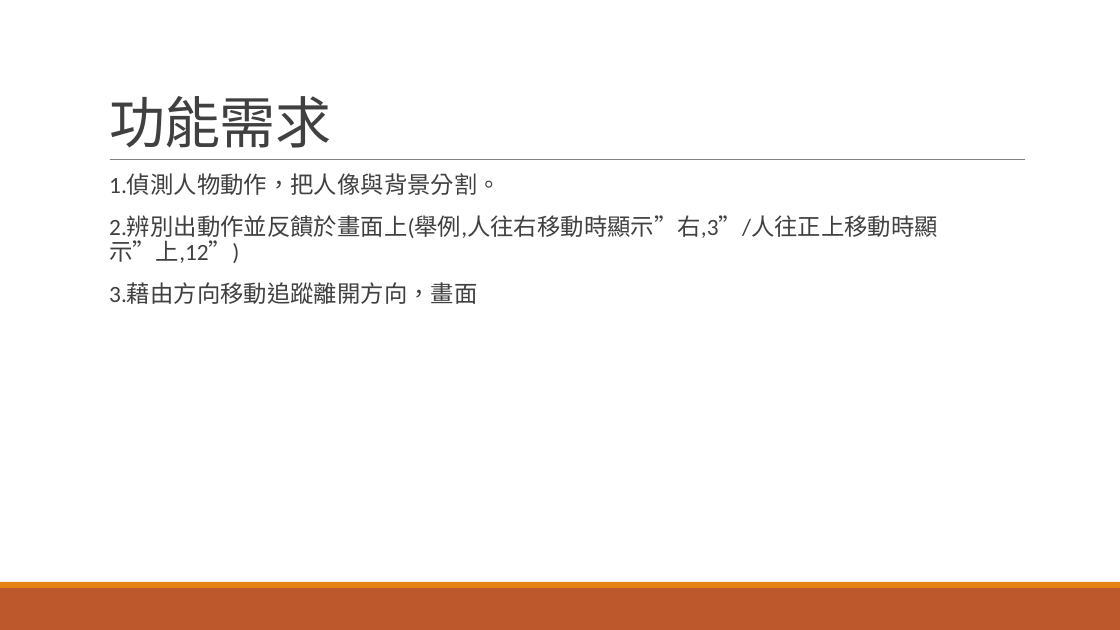
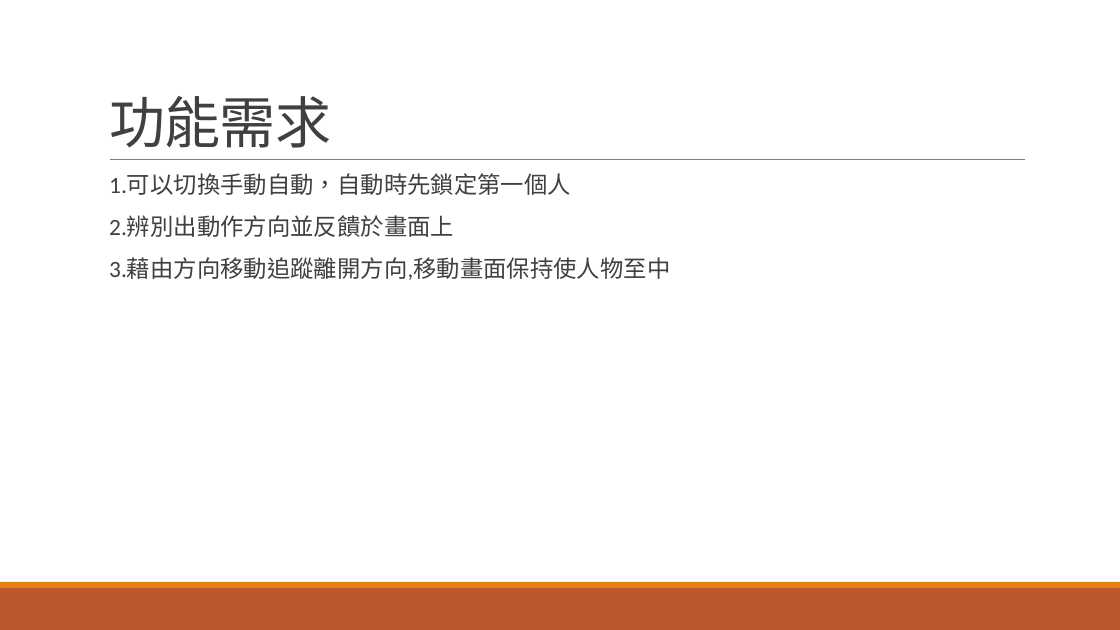
Before and after one commit to choutengfeng/1092, a slide deck: slide 2 of 0652074_1092影像辨識.pptx. Drawn at 1120x630 pixels with LibreOffice and Linux fonts; fonts in the diff are those of the drawing. Boxes give left, top, right and bottom in pixels: in the first picture for what was removed or moved away, otherwise in the second. Text is boxed around its words. In the diff, an @@ line names an element or a change of style, - is before the commit and + after.

```diff
--- a/0652074_1092影像辨識.pptx
+++ b/0652074_1092影像辨識.pptx
@@ text at box(109, 174, 670, 280): text changed @@
-  1.偵測人物動作，把人像與背景分割。
-  2.辨別出動作並反饋於畫面上(舉例,人往右移動時顯示”右,3”/人往正上移動時顯示”上,12”)
-  3.藉由方向移動追蹤離開方向，畫面
+  1.可以切換手動自動，自動時先鎖定第一個人
+  2.辨別出動作方向並反饋於畫面上
+  3.藉由方向移動追蹤離開方向,移動畫面保持使人物至中
```
Also in this commit, not shown: 1 other slide changed, 5 slides added, 1 slide removed, 1 other file.
